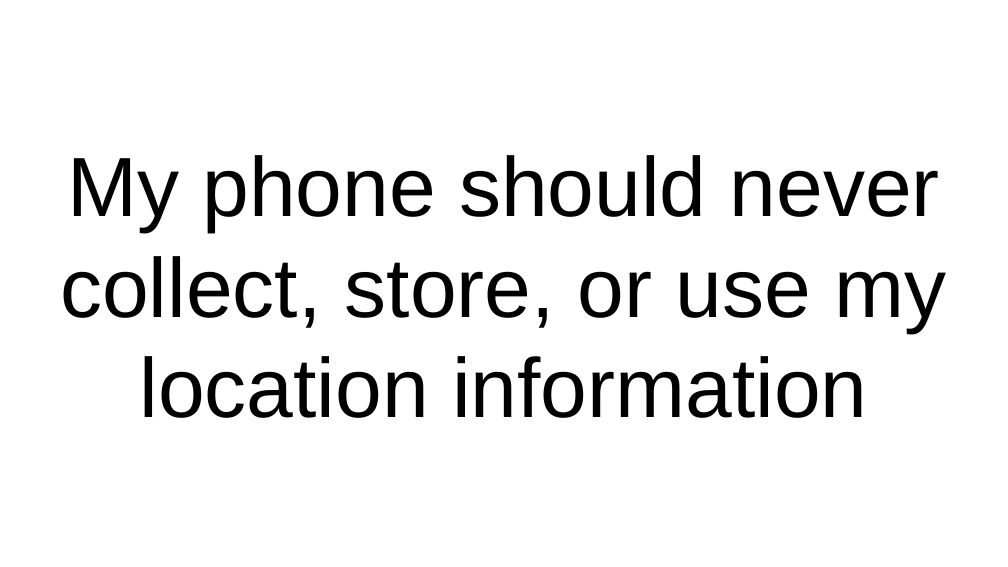
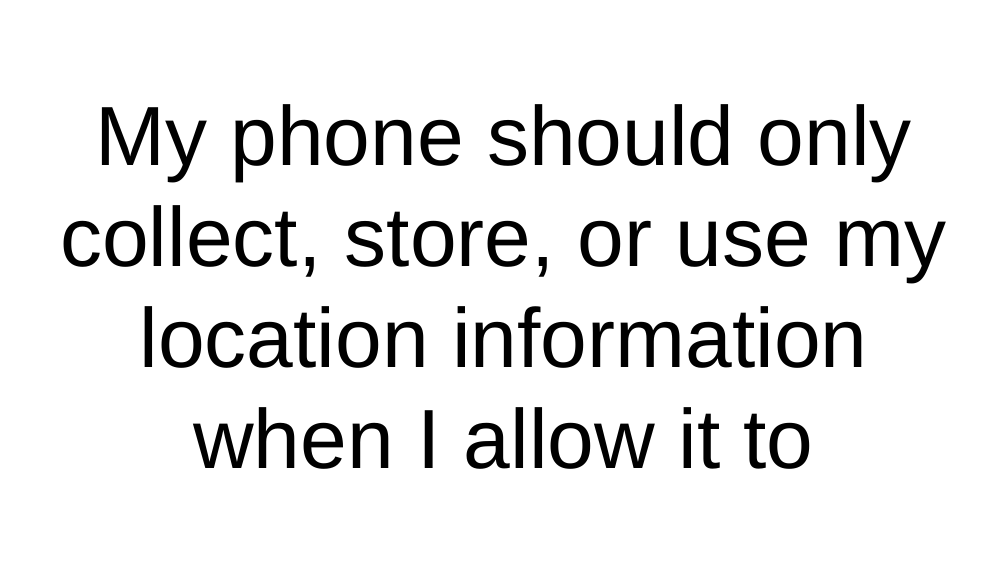
Before and after one commit to dssg/MLinPractice, a slide deck: slide 12 of Lectures/Lecture12-EthicsOverview.pptx (slide 11 before the commit). Drawn at 1008x567 pixels with LibreOffice and Linux fonts; fonts in the diff are those of the drawing. Boxes give left, top, right and bottom in pixels: in the first picture for what was removed or moved away, otherwise in the second. Text is boxed around its words. In the diff, an @@ line names an element or a change of style, - is before the commit and + after.

```diff
--- a/Lectures/Lecture12-EthicsOverview.pptx
+++ b/Lectures/Lecture12-EthicsOverview.pptx
@@ title at box(60, 104, 947, 469): text changed @@
-My phone should never collect, store, or use my location information
+My phone should only collect, store, or use my location information when I allow it to
```
Also in this commit, not shown: 4 other slides changed, 3 slides added, 3 slides removed, 1 other file.
